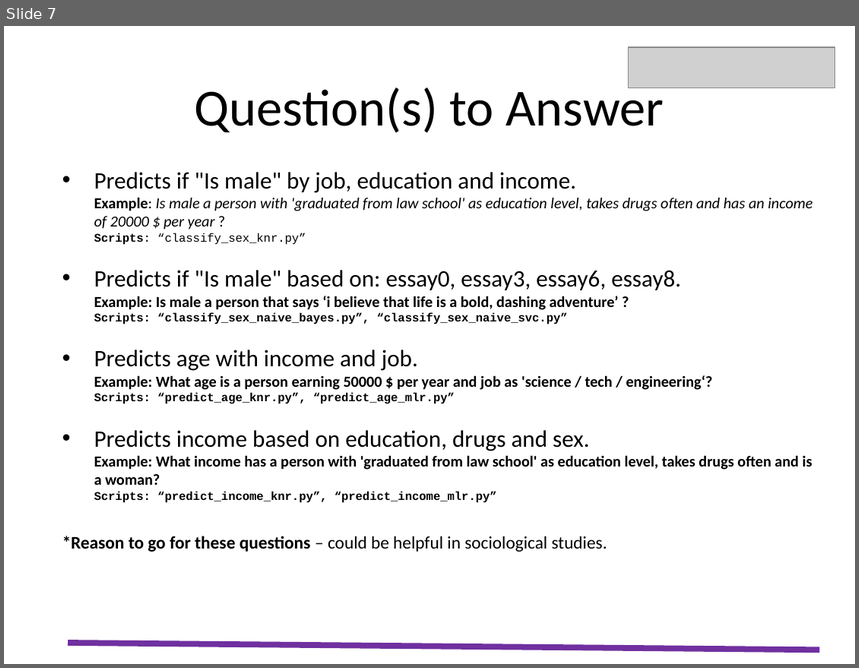
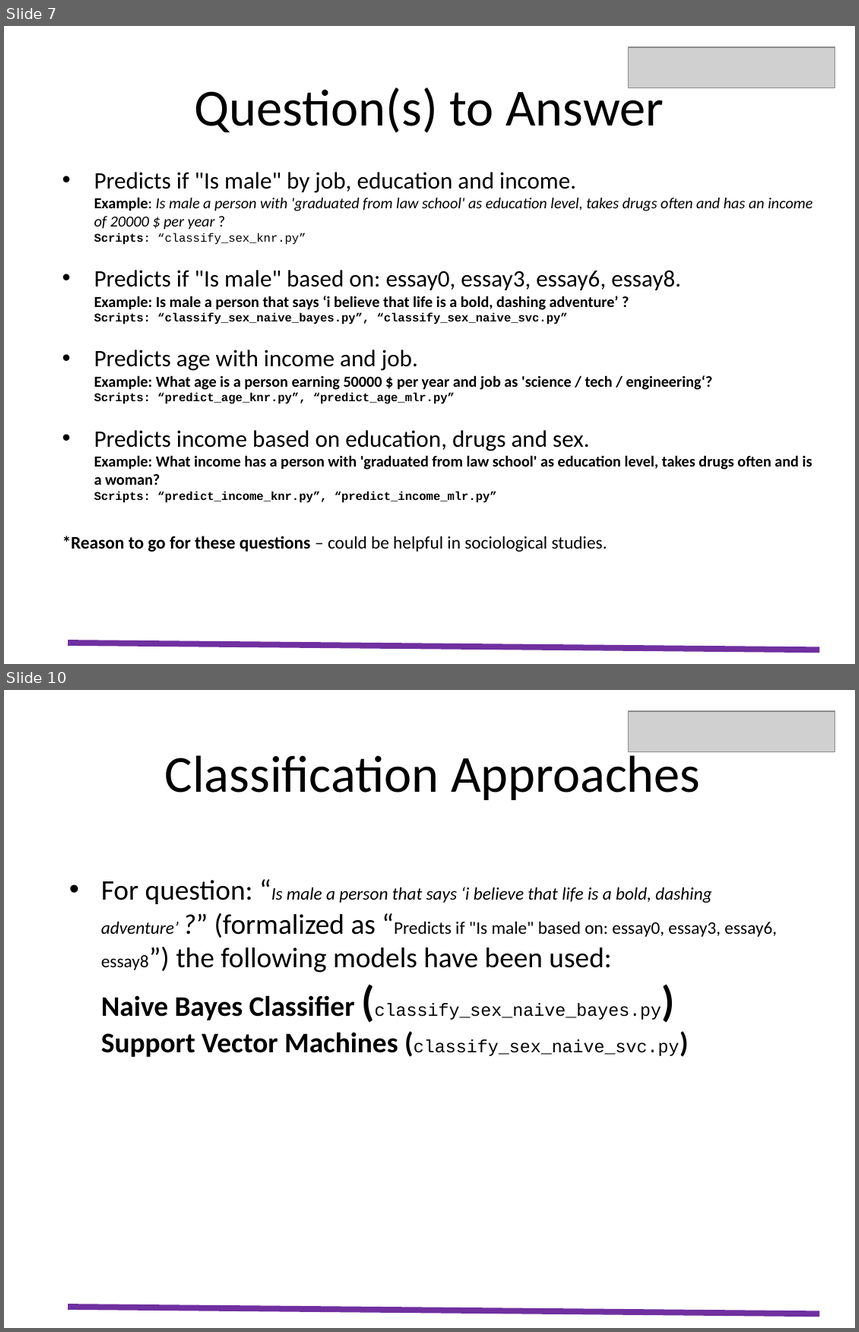
Before and after one commit to eu2004/codecademy_capstone, a slide deck: capstone_starter/resources/Presentation_Emilian_Utma.pptx. Shown one above the other, each under a label of ours: slide 7 before the commit, slides 7 and 10 after it; the slides between them are not shown. The pictures are 859x668 and 859x1332 pixels, drawn with LibreOffice and Linux fonts; fonts in the diff are those of the drawing; grey boxes stand for pictures. Boxes give left, top, right and bottom in pixels: in the first picture for what was removed or moved away, otherwise in the second. Text is boxed around its words. In the diff, an @@ line names an element or a change of style, - is before the commit and + after.

```diff
--- a/capstone_starter/resources/Presentation_Emilian_Utma.pptx
+++ b/capstone_starter/resources/Presentation_Emilian_Utma.pptx
@@ slide 10 added at bbox=[4, 690, 855, 1328], background #FFFFFF @@
@@ picture added at bbox=[628, 711, 835, 752] @@
@@ text added at bbox=[165, 749, 701, 800], 44 pt, text #000000 @@
+Classification Approaches
@@ text added at bbox=[101, 880, 777, 1057], 15 pt, text #000000 @@
+• For question: “Is male a person that says ‘i believe that life is a bold, dashing adventure’ ?” (formalized as “Predicts if "Is male" based on: essay0, essay3, essay6, essay8”) the following models have been used:
+  Naive Bayes Classifier (classify_sex_naive_bayes.py)
+  Support Vector Machines (classify_sex_naive_svc.py)
@@ line added from (68, 1307) to (819, 1314), #7030A0 5 pt @@
```
Also in this commit, not shown: 2 slides changed, 6 other slides added, 2 slides removed.
